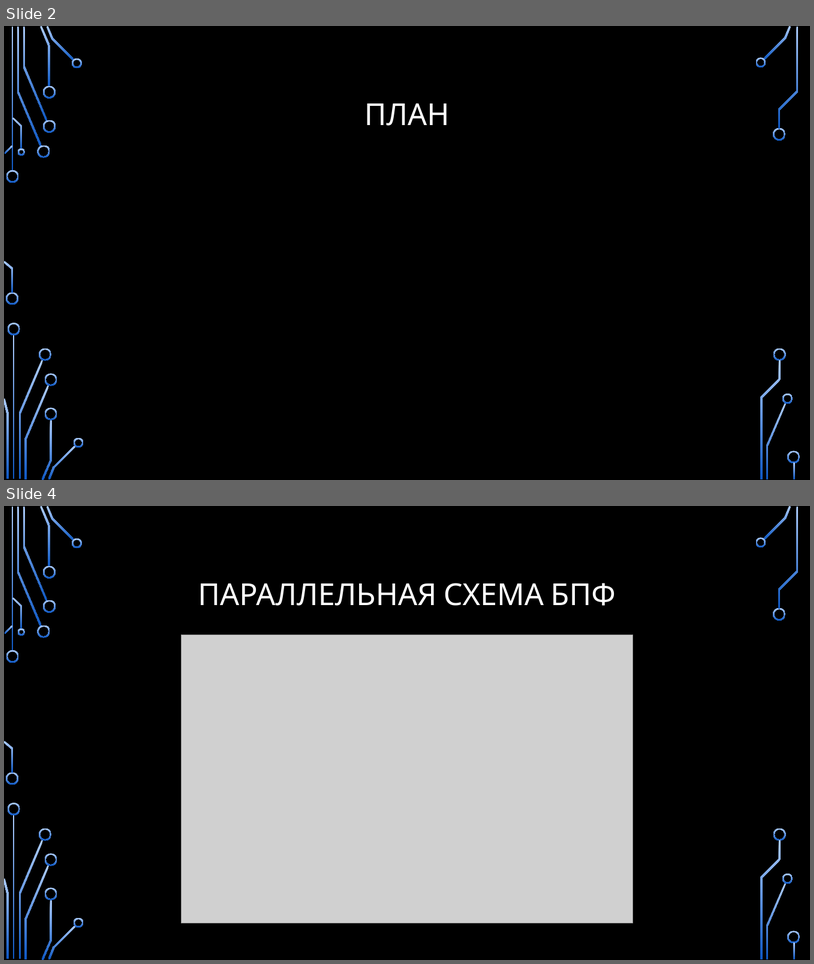
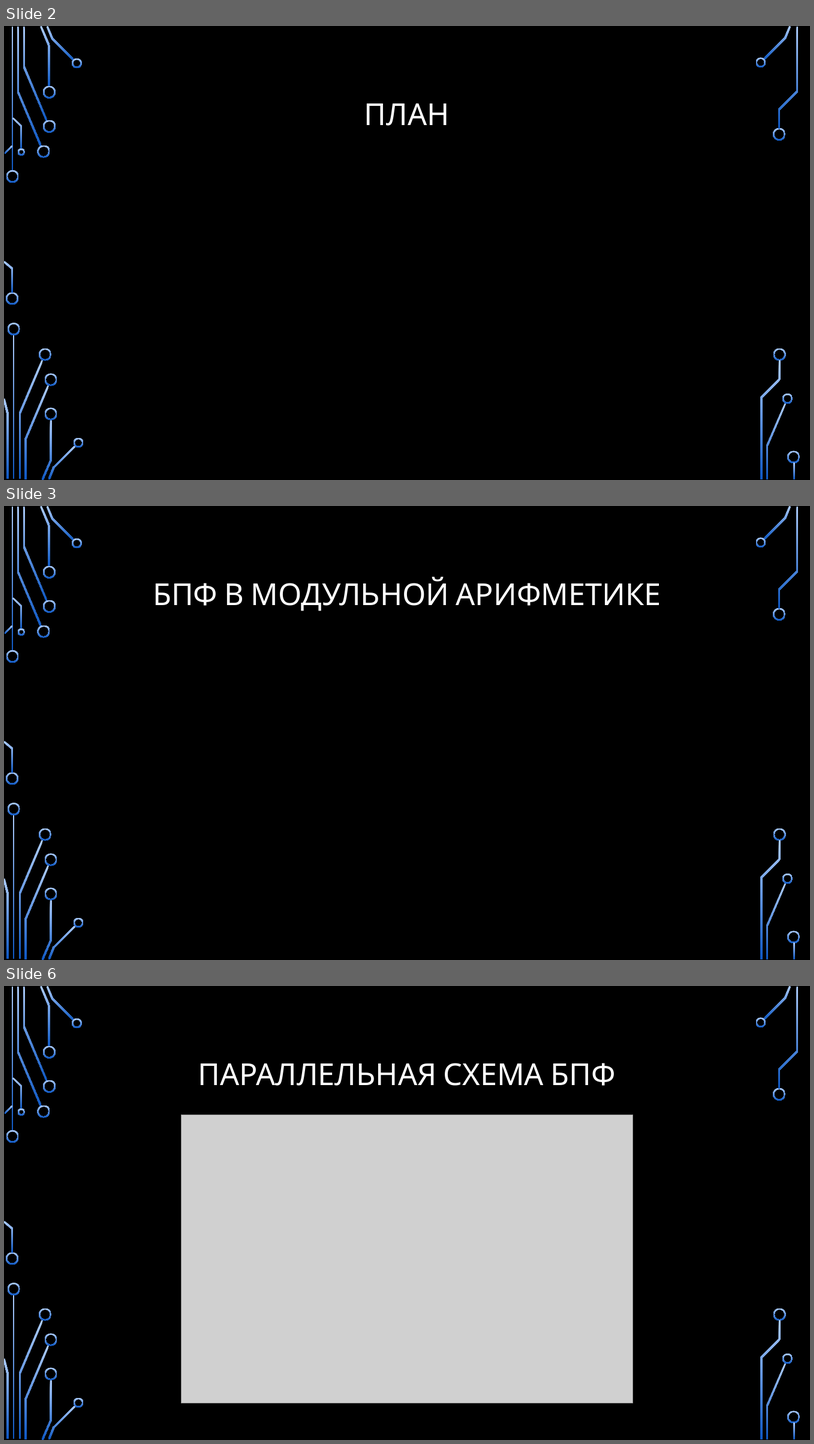
Before and after one commit to bindasov/cuda_multiplication, a slide deck: Презентация.pptx. Shown one above the other, each under a label of ours: slides 2 and 4 before the commit, slides 2, 3 and 6 after it; the slides between them are not shown. The pictures are 814x964 and 814x1444 pixels, drawn with LibreOffice and Linux fonts; fonts in the diff are those of the drawing; grey boxes stand for pictures; background and template pictures are left out. Boxes give left, top, right and bottom in pixels: in the first picture for what was removed or moved away, otherwise in the second. Text is boxed around its words. In the diff, an @@ line names an element or a change of style, - is before the commit and + after.

```diff
--- a/Презентация.pptx
+++ b/Презентация.pptx
@@ slide 3 added at (4,506,810,960), background picture (left out); not listed: 36 template elements that a slide beside it also shows @@
@@ title added at (153,577,661,611), 36 pt, text #FFFFFF @@
+БПФ В МОДУЛЬНОЙ АРИФМЕТИКЕ
@@ what was slide 4 is now slide 6 @@
```
Also in this commit, not shown: 1 other slide added.
